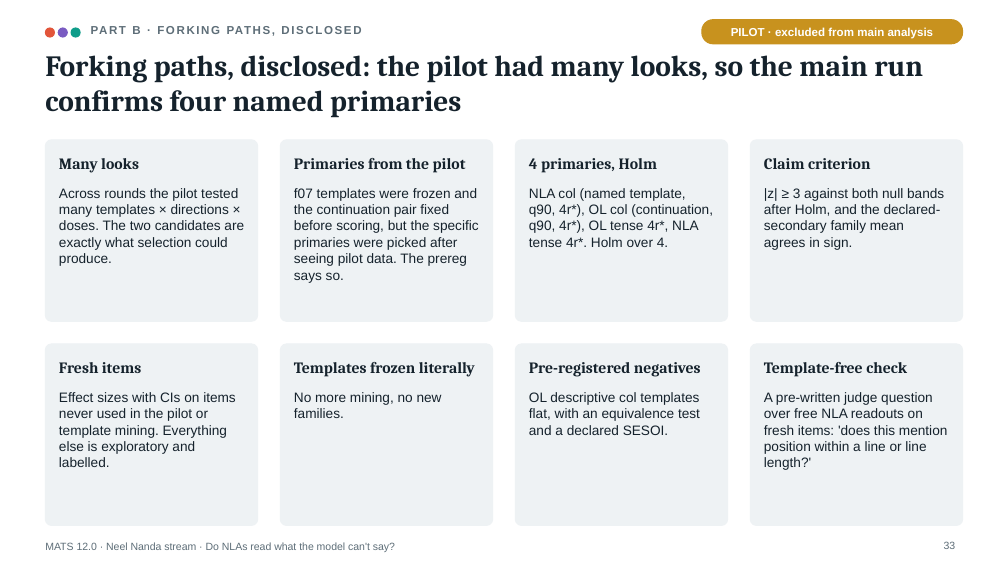
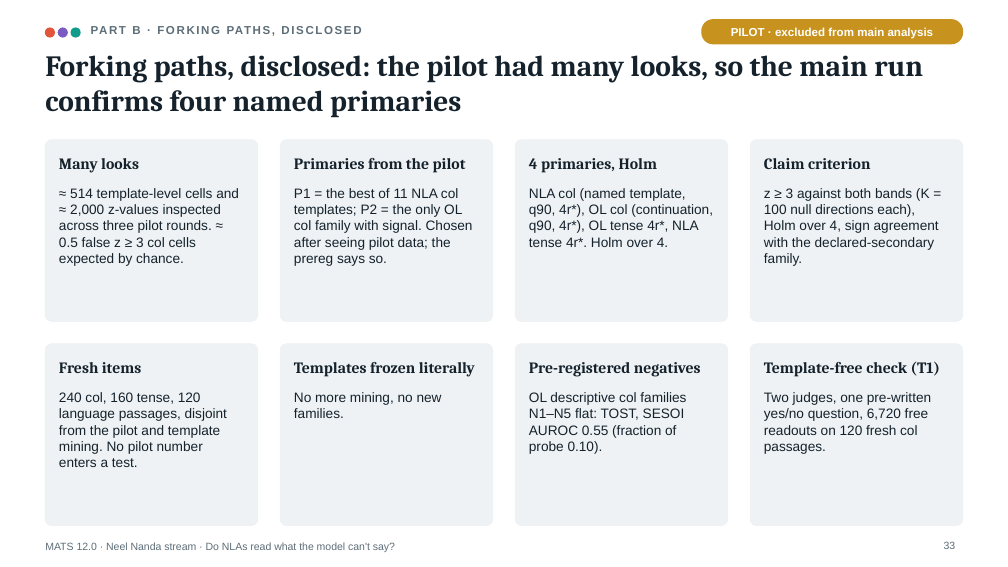
Before and after one commit to Jarus77/mats-nla-workspace, a slide deck: slide 33 of deck/mats_nla_workspace.pptx. Drawn at 1008x567 pixels with LibreOffice and Linux fonts; fonts in the diff are those of the drawing. Boxes give left, top, right and bottom in pixels: in the first picture for what was removed or moved away, otherwise in the second. Text is boxed around its words. In the diff, an @@ line names an element or a change of style, - is before the commit and + after.

```diff
--- a/deck/mats_nla_workspace.pptx
+++ b/deck/mats_nla_workspace.pptx
@@ text at [59, 188, 239, 266]: text changed @@
-Across rounds the pilot tested many templates × directions × doses. The two candidates are exactly what selection could produce.
+≈ 514 template-level cells and ≈ 2,000 z-values inspected across three pilot rounds. ≈ 0.5 false z ≥ 3 col cells expected by chance.
@@ text at [294, 188, 473, 266]: text changed @@
-f07 templates were frozen and the continuation pair fixed before scoring, but the specific primaries were picked after seeing pilot data. The prereg says so.
+P1 = the best of 11 NLA col templates; P2 = the only OL col family with signal. Chosen after seeing pilot data; the prereg says so.
@@ text at [764, 188, 939, 266]: text changed @@
-|z| ≥ 3 against both null bands after Holm, and the declared-secondary family mean agrees in sign.
+z ≥ 3 against both bands (K = 100 null directions each), Holm over 4, sign agreement with the declared-secondary family.
@@ text at [764, 361, 940, 377]: text changed @@
-Template-free check
+Template-free check (T1)
@@ text at [59, 392, 227, 467]: text changed @@
-Effect sizes with CIs on items never used in the pilot or template mining. Everything else is exploratory and labelled.
+240 col, 160 tense, 120 language passages, disjoint from the pilot and template mining. No pilot number enters a test.
@@ text at [529, 392, 686, 454]: text changed @@
-OL descriptive col templates flat, with an equivalence test and a declared SESOI.
+OL descriptive col families N1–N5 flat: TOST, SESOI AUROC 0.55 (fraction of probe 0.10).
@@ text at [764, 392, 931, 454]: text changed @@
-A pre-written judge question over free NLA readouts on fresh items: 'does this mention position within a line or line length?'
+Two judges, one pre-written yes/no question, 6,720 free readouts on 120 fresh col passages.
```
Also in this commit, not shown: 12 other slides changed, 2 slides added, 1 slide removed, 51 other files.
